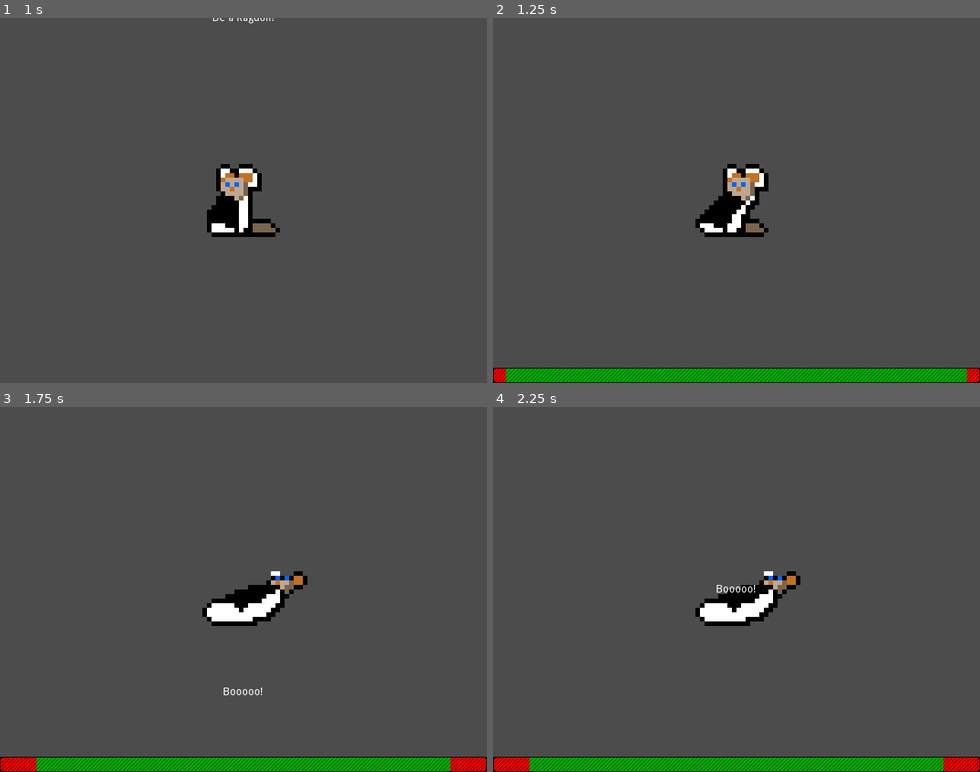
Above: before the commit, frames 1-4 (two rows, left to right).
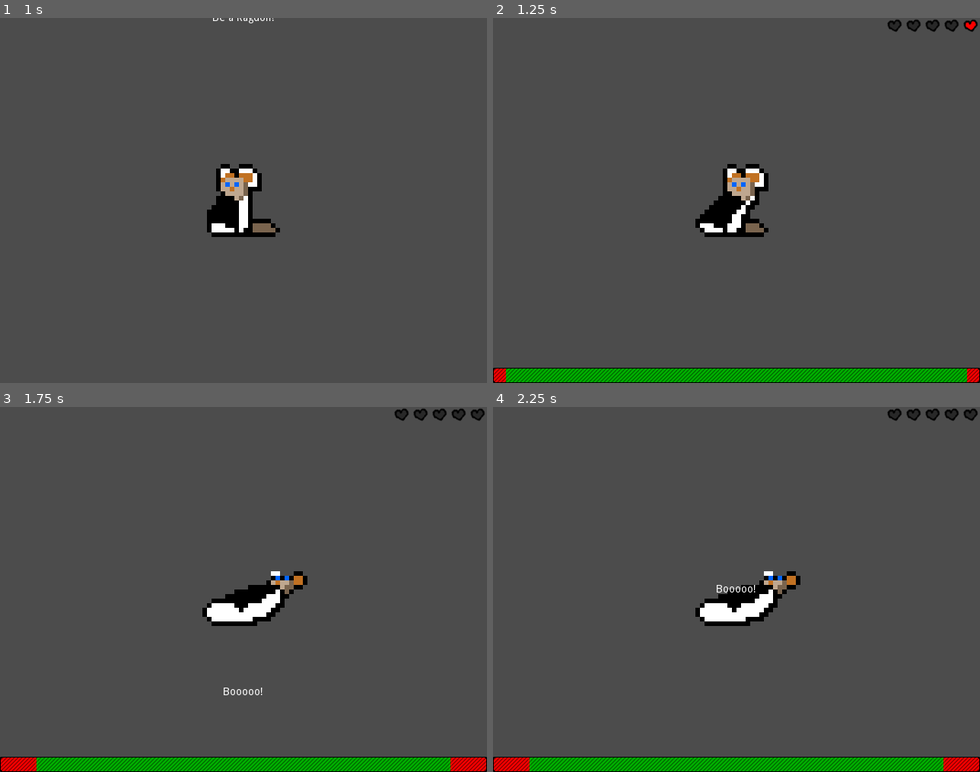
Above: after the commit, the same moments.

Repository: swashdev/minigame-madness
Game: Godot game, scene res://master/scenes/main.tscn
Two runs of this game, one before a commit and one after it. Both use one fixed random seed, a clock stepped at 60 frames per second and the inputs below.
Inputs:
- Up to frame 1 (1 s): hold Right (ui_right) from 0.53 s (still down); tap Space (ui_select) at 0.77 s
- Up to frame 2 (1.25 s): keep holding Right (ui_right)
- Up to frame 3 (1.75 s): release Right (ui_right) at 1.28 s; hold Down (ui_down) from 1.28 s (still down); tap Space (ui_select) at 1.52 s
- Up to frame 4 (2.25 s): release Down (ui_down) at 2.03 s; hold Right (ui_right) from 2.03 s (still down)

Frame 1 is identical in both runs. In frame 2, 0.4% of the frame differs, in the area x 80-100%, y 0-4%; in frame 3, 0.4%; in frame 4, 0.4%.

Commit message:
show the life bar on game start.
The life bar is now shown at game start, rather than after the game ends
(what?) and some errors have been corrected which lead to the life bar
not showing or giving incorrect output.

Diff:
--- a/master/scripts/in-game_HUD.gd
+++ b/master/scripts/in-game_HUD.gd
@@ -14,7 +14,7 @@
 
 
 func show_life_counter():
-	$LifeCounter.visible = false
+	$LifeCounter.visible = true
 
 
 func hide_life_counter():
--- a/master/scripts/main.gd
+++ b/master/scripts/main.gd
@@ -48,8 +48,8 @@
 	played = 0
 	streak = 0
 
-	$InGameHUD.update_life_counter()
-	$InGameHUD.show_life_counter()
+	$InGameHUD.update_life_counter( lives )
+	$InGameHUD.hide_life_counter()
 	$InGameHUD.hide_progress_bar()
 
 	reset_arrays()
@@ -95,6 +95,7 @@
 		yield( $InGameHUD, "message_exited" )
 		game_in_progress = true
 		$InGameHUD.show_progress_bar()
+		$InGameHUD.show_life_counter()
 		$MinigameCanvas.start_minigame()
 		$GameTimer.start()
 
